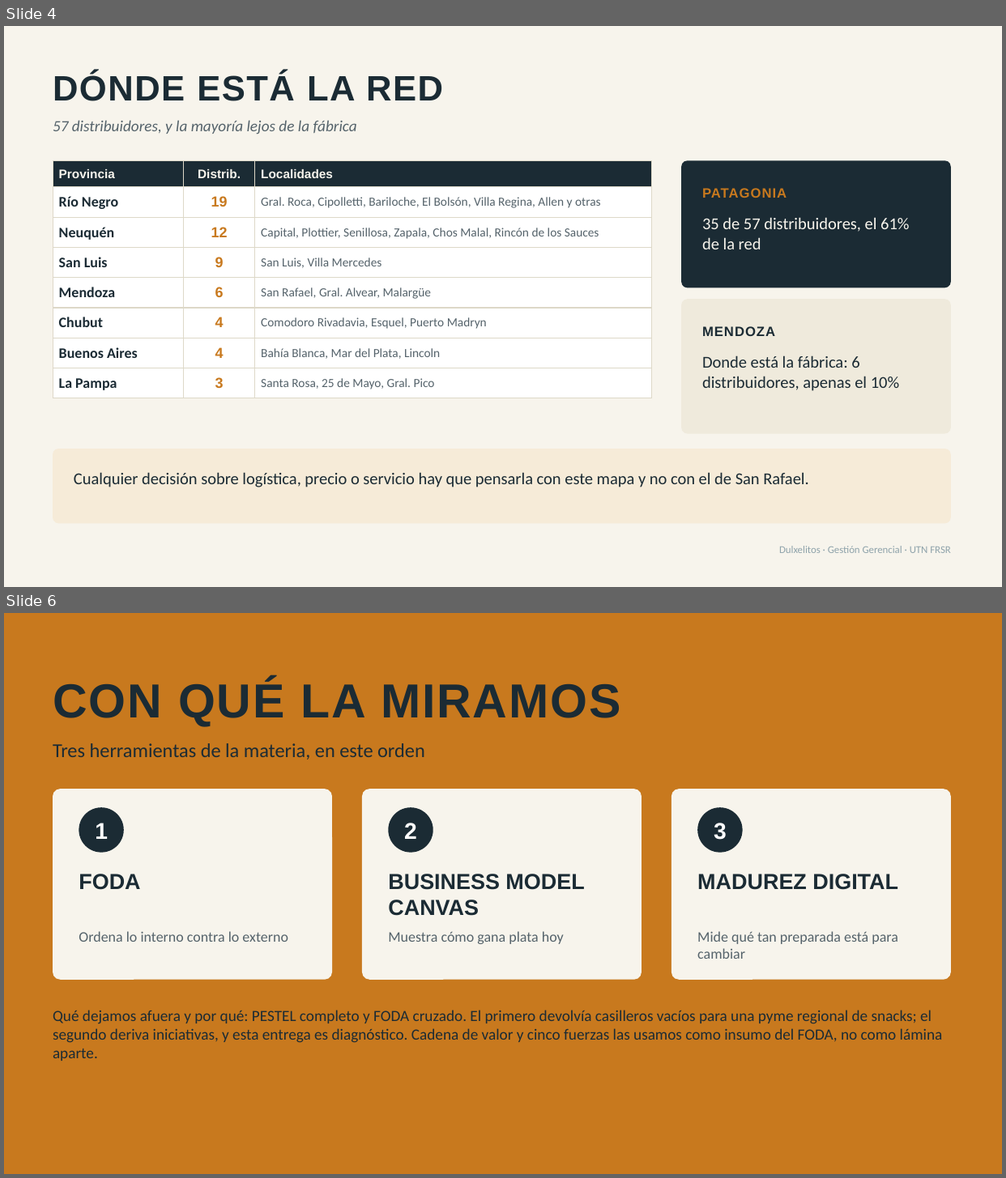
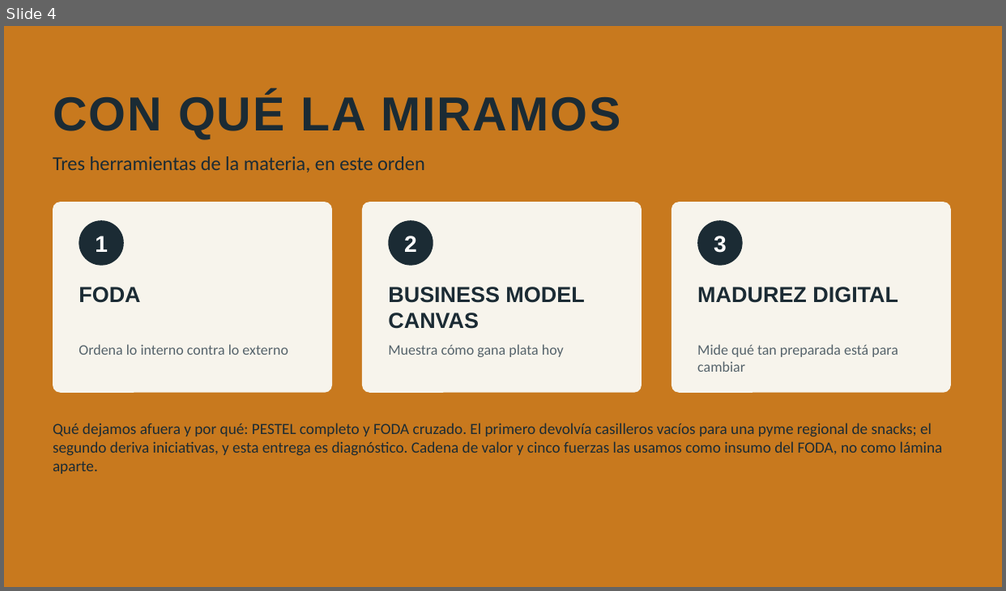
Before and after one commit to emisorato1/gestion-gerencial-2026, a slide deck: Material Campus/Proyecto Final/Proyecto/Entrega/Presentación TP Final Parte 1 - Dulxelitos.pptx. Shown one above the other, each under a label of ours: slides 4 and 6 before the commit, slide 4 after it; the slides between them are not shown. The pictures are 1006x1178 and 1006x591 pixels, drawn with LibreOffice and Linux fonts; fonts in the diff are those of the drawing. Boxes give left, top, right and bottom in pixels: in the first picture for what was removed or moved away, otherwise in the second. Text is boxed around its words. In the diff, an @@ line names an element or a change of style, - is before the commit and + after.

```diff
--- a/Material Campus/Proyecto Final/Proyecto/Entrega/Presentación TP Final Parte 1 - Dulxelitos.pptx
+++ b/Material Campus/Proyecto Final/Proyecto/Entrega/Presentación TP Final Parte 1 - Dulxelitos.pptx
@@ slide 4 removed at (4,26,1002,587), background #F7F4EC @@
@@ text removed at (53,72,443,101) @@
-DÓNDE ESTÁ LA RED
@@ text removed at (53,120,357,135) @@
-57 distribuidores, y la mayoría lejos de la fábrica
@@ table removed at (53,160,651,394), 8 rows, 3 columns @@
-Provincia | Distrib. | Localidades
-Río Negro | 19 | Gral. Roca, Cipolletti, Bariloche, El Bolsón, Villa Regina, Allen y otras
-Neuquén | 12 | Capital, Plottier, Senillosa, Zapala, Chos Malal, Rincón de los Sauces
-San Luis | 9 | San Luis, Villa Mercedes
-Mendoza | 6 | San Rafael, Gral. Alvear, Malargüe
-Chubut | 4 | Comodoro Rivadavia, Esquel, Puerto Madryn
-Buenos Aires | 4 | Bahía Blanca, Mar del Plata, Lincoln
-La Pampa | 3 | Santa Rosa, 25 de Mayo, Gral. Pico
@@ rounded rectangle removed at (681,160,951,288) @@
@@ text removed at (702,188,786,198) @@
-PATAGONIA
@@ text removed at (702,217,909,250) @@
-35 de 57 distribuidores, el 61% de la red
@@ rounded rectangle removed at (681,299,951,434) @@
@@ text removed at (702,327,775,336) @@
-MENDOZA
@@ text removed at (702,356,899,391) @@
-Donde está la fábrica: 6 distribuidores, apenas el 10%
@@ rounded rectangle removed at (53,449,951,524) @@
@@ text removed at (74,472,808,488) @@
-Cualquier decisión sobre logística, precio o servicio hay que pensarla con este mapa y no con el de San Rafael.
@@ text removed at (779,546,950,553) @@
-Dulxelitos · Gestión Gerencial · UTN FRSR
@@ what was slide 6 is now slide 4 @@
```
Also in this commit, not shown: 4 slides changed, 2 slides added, 17 other slides removed, 11 other files.
